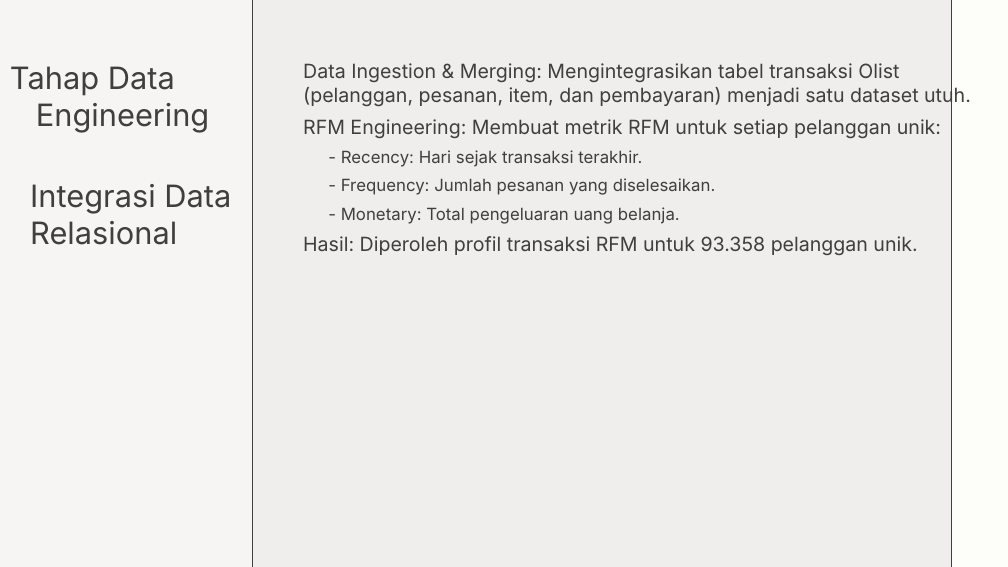
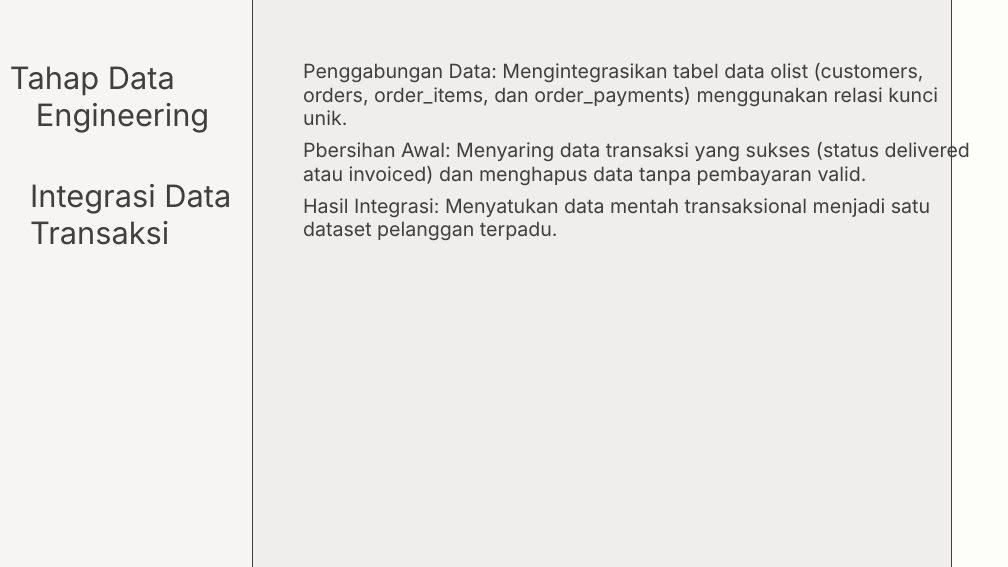
Before and after one commit to chilmi89/e_commerce_olist, a slide deck: slide 2 of 0019_studi_kasus1_materi_4_khanin_oktavia.pptx. Drawn at 1008x567 pixels with LibreOffice and Linux fonts; fonts in the diff are those of the drawing. Boxes give left, top, right and bottom in pixels: in the first picture for what was removed or moved away, otherwise in the second. Text is boxed around its words. In the diff, an @@ line names an element or a change of style, - is before the commit and + after.

```diff
--- a/0019_studi_kasus1_materi_4_khanin_oktavia.pptx
+++ b/0019_studi_kasus1_materi_4_khanin_oktavia.pptx
@@ text at [303,63,970,240]: text changed @@
-Data Ingestion & Merging: Mengintegrasikan tabel transaksi Olist (pelanggan, pesanan, item, dan pembayaran) menjadi satu dataset utuh.
-RFM Engineering: Membuat metrik RFM untuk setiap pelanggan unik:
-  - Recency: Hari sejak transaksi terakhir.
-  - Frequency: Jumlah pesanan yang diselesaikan.
-  - Monetary: Total pengeluaran uang belanja.
-Hasil: Diperoleh profil transaksi RFM untuk 93.358 pelanggan unik.
+Penggabungan Data: Mengintegrasikan tabel data olist (customers, orders, order_items, dan order_payments) menggunakan relasi kunci unik.
+Pbersihan Awal: Menyaring data transaksi yang sukses (status delivered atau invoiced) dan menghapus data tanpa pembayaran valid.
+Hasil Integrasi: Menyatukan data mentah transaksional menjadi satu dataset pelanggan terpadu.
@@ text at [30,184,231,245]: text changed @@
-Integrasi Data Relasional
+Integrasi Data Transaksi
```
Also in this commit, not shown: 2 other slides changed, 1 slide added, 1 other file.
